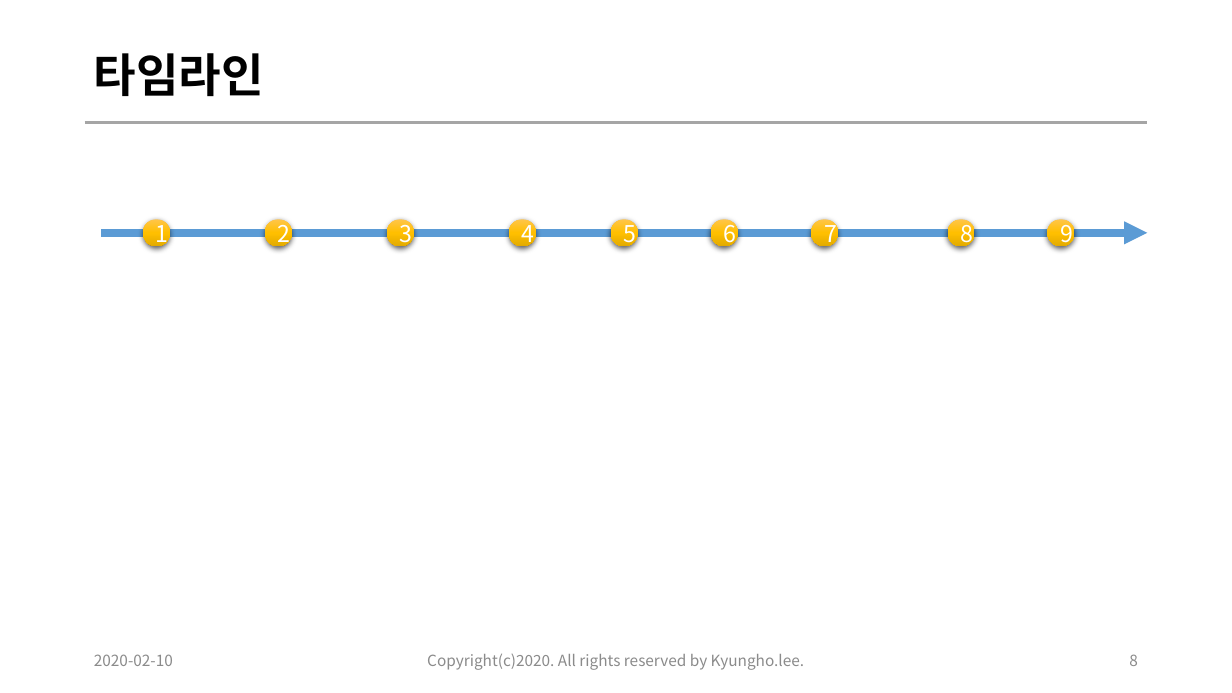
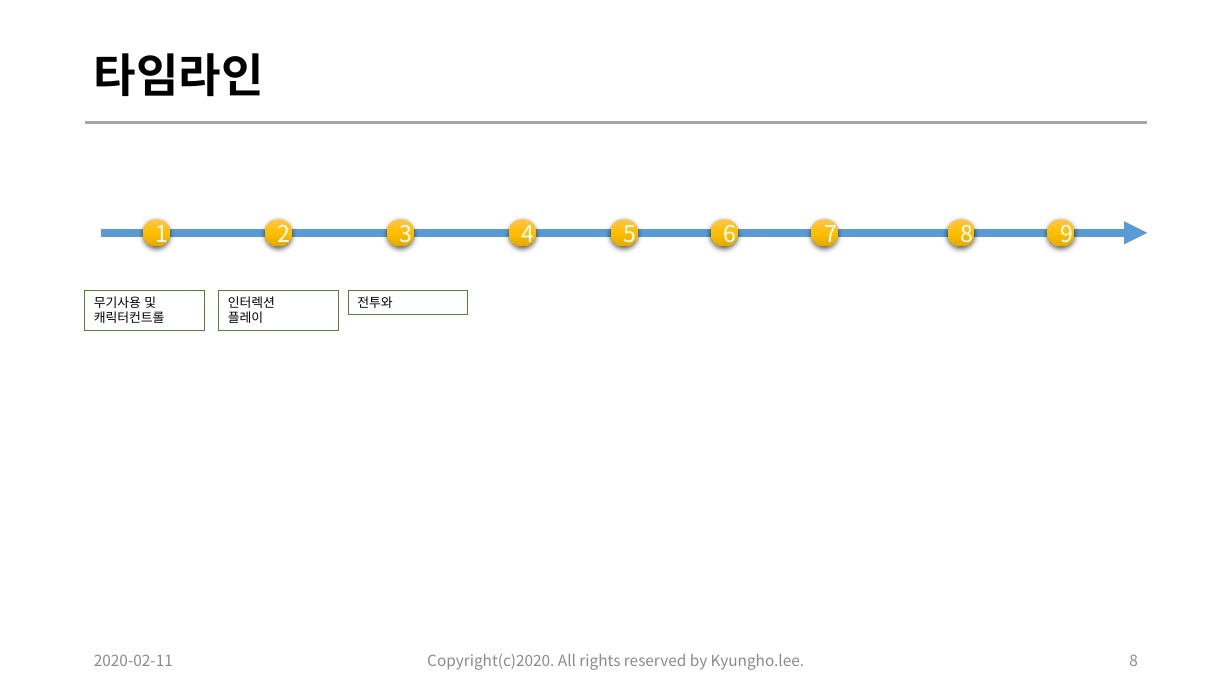
Before and after one commit to kyungho-lee/MC_contents5, a slide deck: slide 8 of 01.document/06.레벨디자인/[contents5]20200210_cyberheart_Level_design_이경호_ver0.1.pptx. Drawn at 1232x693 pixels with LibreOffice and Linux fonts; fonts in the diff are those of the drawing. Boxes give left, top, right and bottom in pixels: in the first picture for what was removed or moved away, otherwise in the second. Text is boxed around its words. In the diff, an @@ line names an element or a change of style, - is before the commit and + after.

```diff
--- a/01.document/06.레벨디자인/[contents5]20200210_cyberheart_Level_design_이경호_ver0.1.pptx
+++ b/01.document/06.레벨디자인/[contents5]20200210_cyberheart_Level_design_이경호_ver0.1.pptx
@@ rectangle added at (85, 290, 204, 331), outline #548235 0.75 pt, 10 pt, text #000000 @@
+무기사용 및 캐릭터컨트롤
@@ rectangle added at (219, 290, 338, 331), outline #548235 0.75 pt, 10 pt, text #000000 @@
+인터렉션
+플레이
@@ rectangle added at (348, 290, 468, 315), outline #548235 0.75 pt, 10 pt, text #000000 @@
+전투와
@@ text at (94, 654, 173, 666): text changed @@
-2020-02-10
+2020-02-11
```
Also in this commit, not shown: 10 other slides changed, 1 slide added, 1 slide removed, 13 other files.
